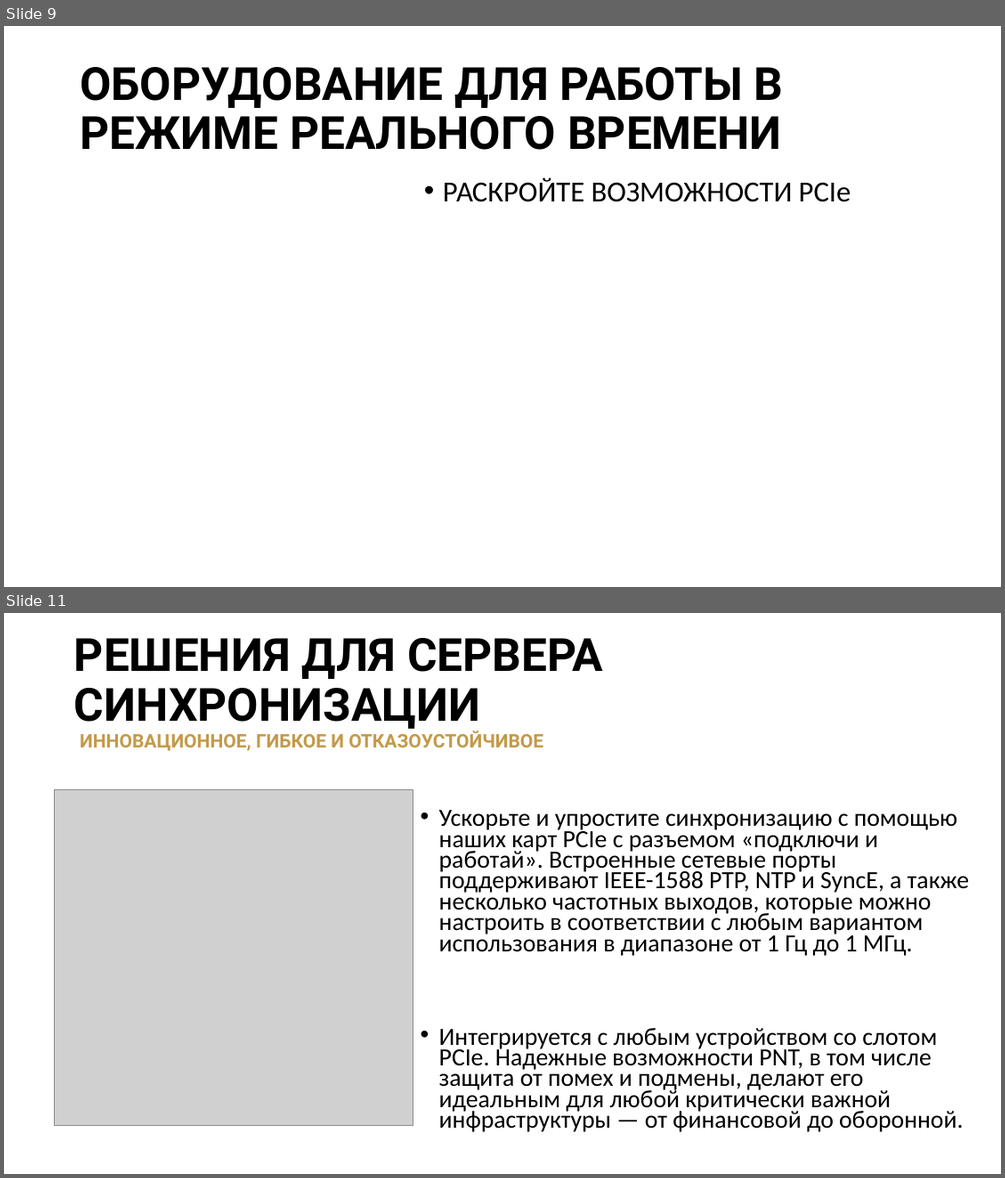
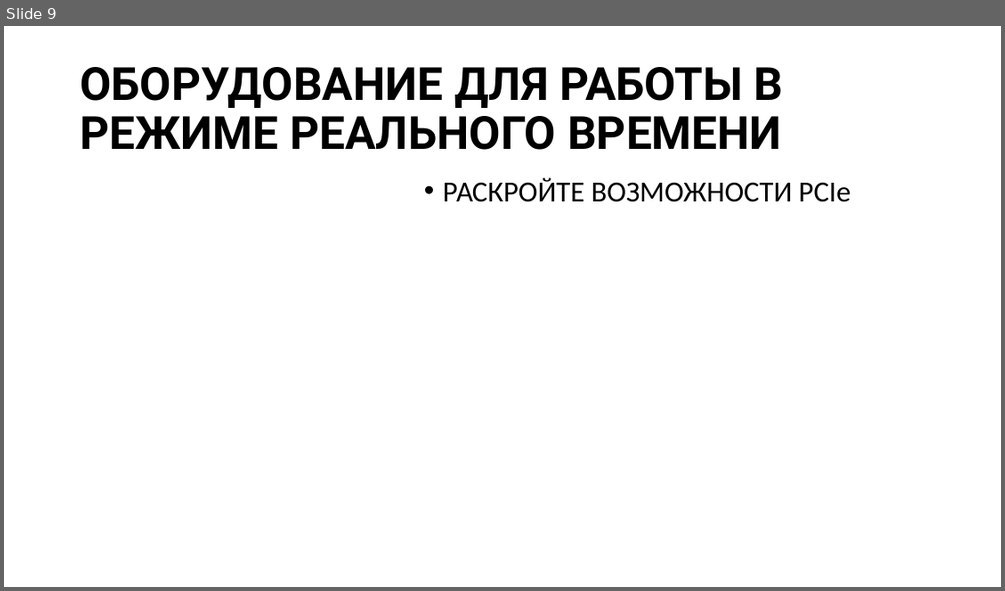
Before and after one commit to SiwaNetwork/QUANTUM, a slide deck: Time-Card/ДОКУМЕНТЫ/МАТЕРИАЛ СТАТЬИ/Программное обеспечение сервера времени.pptx. Shown one above the other, each under a label of ours: slides 9 and 11 before the commit, slide 9 after it; the slides between them are not shown. The pictures are 1005x1178 and 1005x591 pixels, drawn with LibreOffice and Linux fonts; fonts in the diff are those of the drawing; grey boxes stand for pictures. Boxes give left, top, right and bottom in pixels: in the first picture for what was removed or moved away, otherwise in the second. Text is boxed around its words. In the diff, an @@ line names an element or a change of style, - is before the commit and + after.

```diff
--- a/Time-Card/ДОКУМЕНТЫ/МАТЕРИАЛ СТАТЬИ/Программное обеспечение сервера времени.pptx
+++ b/Time-Card/ДОКУМЕНТЫ/МАТЕРИАЛ СТАТЬИ/Программное обеспечение сервера времени.pptx
@@ slide 11 removed at (4, 613, 1001, 1174), background #FFFFFF @@
@@ title removed at (74, 638, 603, 731) @@
-РЕШЕНИЯ ДЛЯ СЕРВЕРА СИНХРОНИЗАЦИИ
@@ text removed at (80, 730, 543, 751) @@
-ИННОВАЦИОННОЕ, ГИБКОЕ И ОТКАЗОУСТОЙЧИВОЕ
@@ picture removed at (54, 790, 413, 1126) @@
@@ text removed at (439, 810, 970, 1132) @@
-• Ускорьте и упростите синхронизацию с помощью наших карт PCIe с разъемом «подключи и работай». Встроенные сетевые порты поддерживают IEEE-1588 PTP, NTP и SyncE, а также несколько частотных выходов, которые можно настроить в соответствии с любым вариантом использования в диапазоне от 1 Гц до 1 МГц.
-• Интегрируется с любым устройством со слотом PCIe. Надежные возможности PNT, в том числе защита от помех и подмены, делают его идеальным для любой критически важной инфраструктуры — от финансовой до оборонной.
```
Also in this commit, not shown: 1 slide changed, 1 other slide removed, 2 other files.
